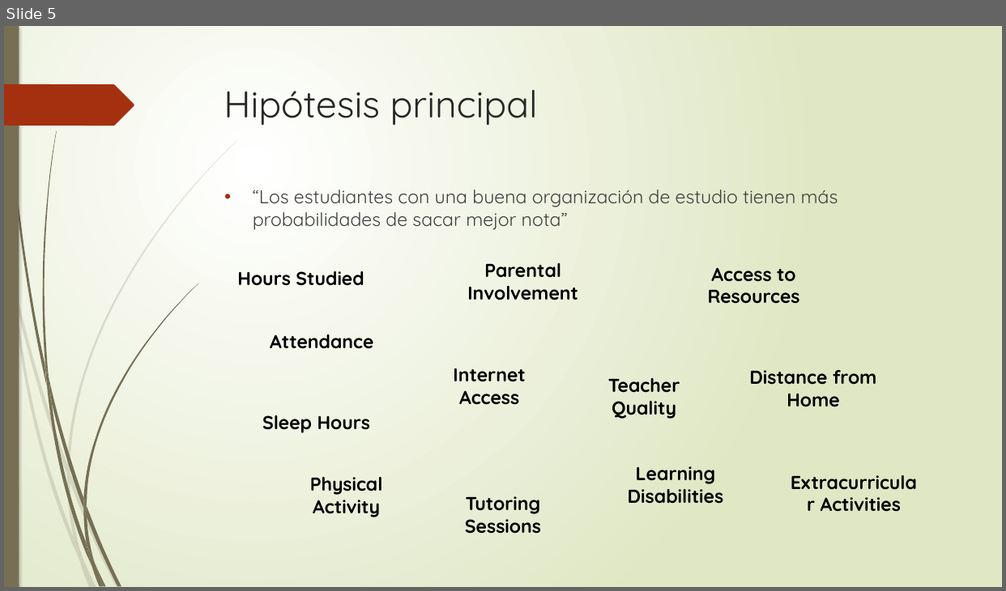
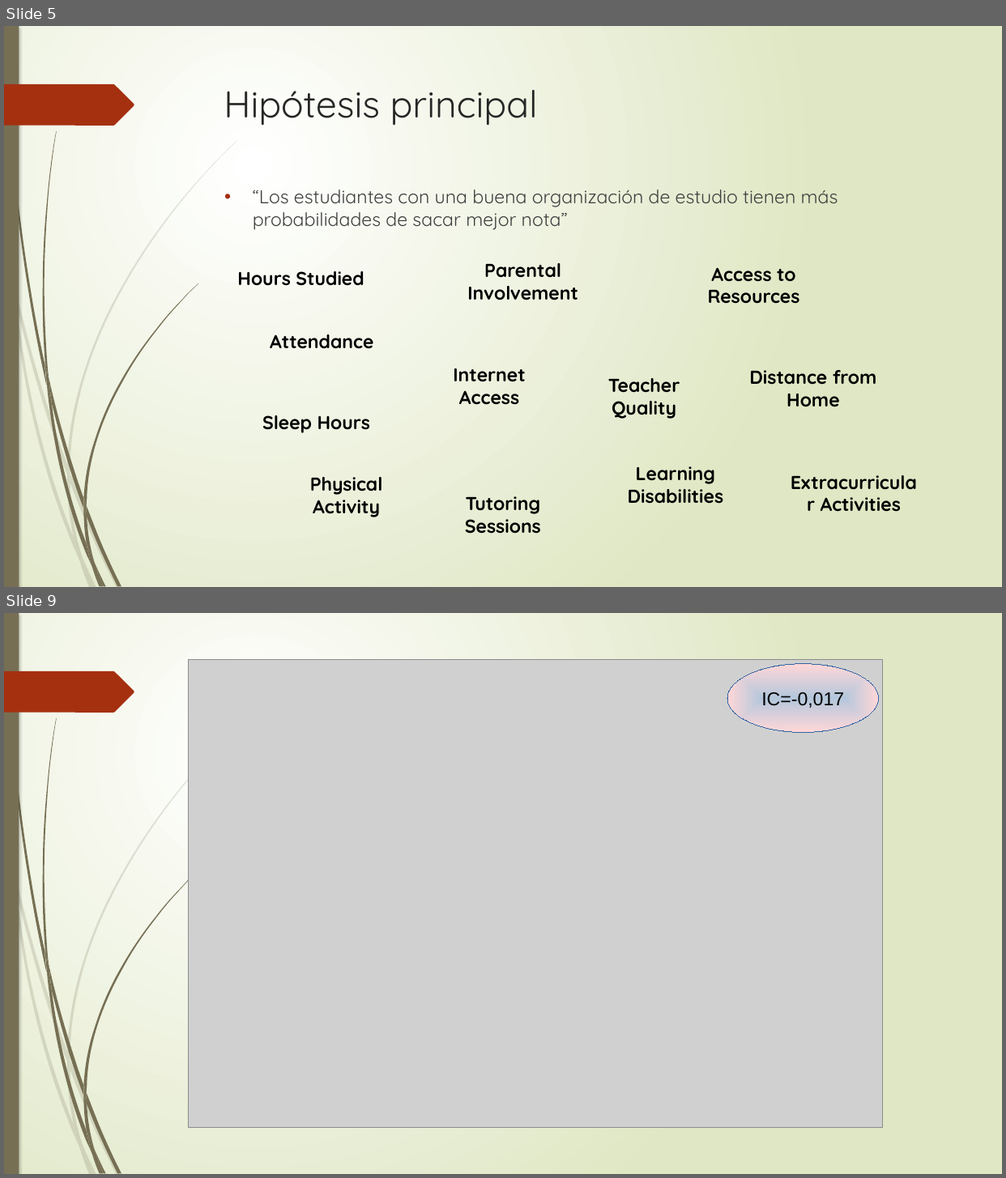
Before and after one commit to hey-hector/ONLINE_DS_THEBRIDGE_hector, a slide deck: Módulo 2/EDA/Presentación_EDA_Hector.pptx. Shown one above the other, each under a label of ours: slide 5 before the commit, slides 5 and 9 after it; the slides between them are not shown. The pictures are 1006x591 and 1006x1178 pixels, drawn with LibreOffice and Linux fonts; fonts in the diff are those of the drawing; grey boxes stand for pictures. Boxes give left, top, right and bottom in pixels: in the first picture for what was removed or moved away, otherwise in the second. Text is boxed around its words. In the diff, an @@ line names an element or a change of style, - is before the commit and + after.

```diff
--- a/Módulo 2/EDA/Presentación_EDA_Hector.pptx
+++ b/Módulo 2/EDA/Presentación_EDA_Hector.pptx
@@ slide 9 added at <box>4,613,1002,1174</box>, background gradient #FFFFFF to #DFE7C4; not listed: 24 template elements that a slide beside it also shows @@
@@ picture added at <box>188,659,882,1128</box> @@
@@ ellipse added at <box>727,664,879,733</box>, fill gradient #B4C7DC to #FFD7D7, outline #3465A4 0 pt, 18 pt, text #000000 @@
+IC=-0,017
```
Also in this commit, not shown: 12 other slides changed, 3 other slides added, 4 slides removed, 2 other files.
